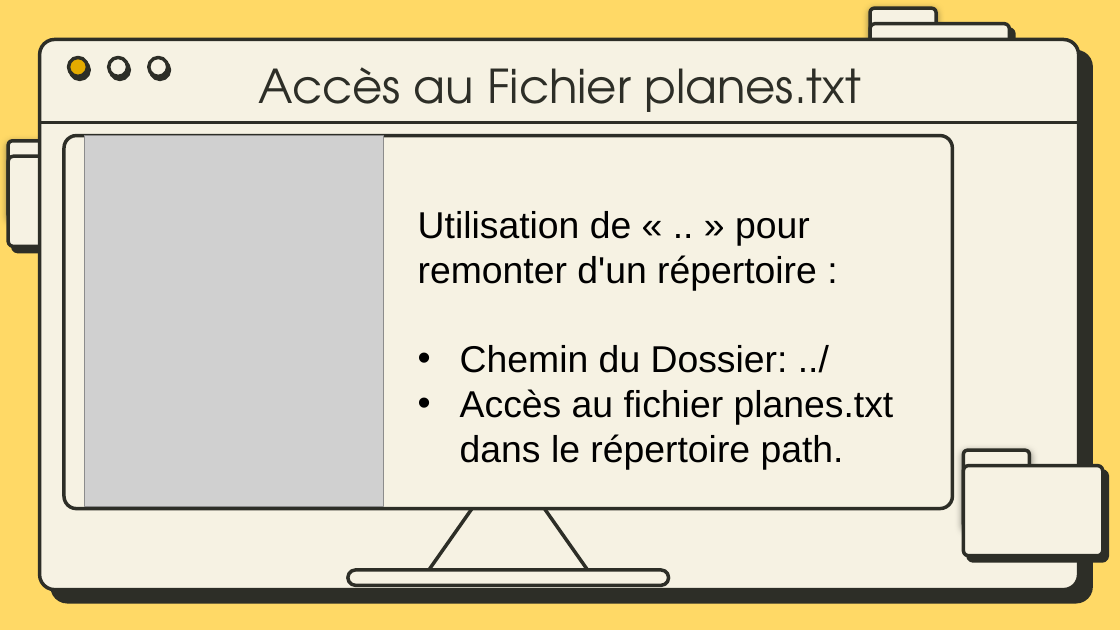
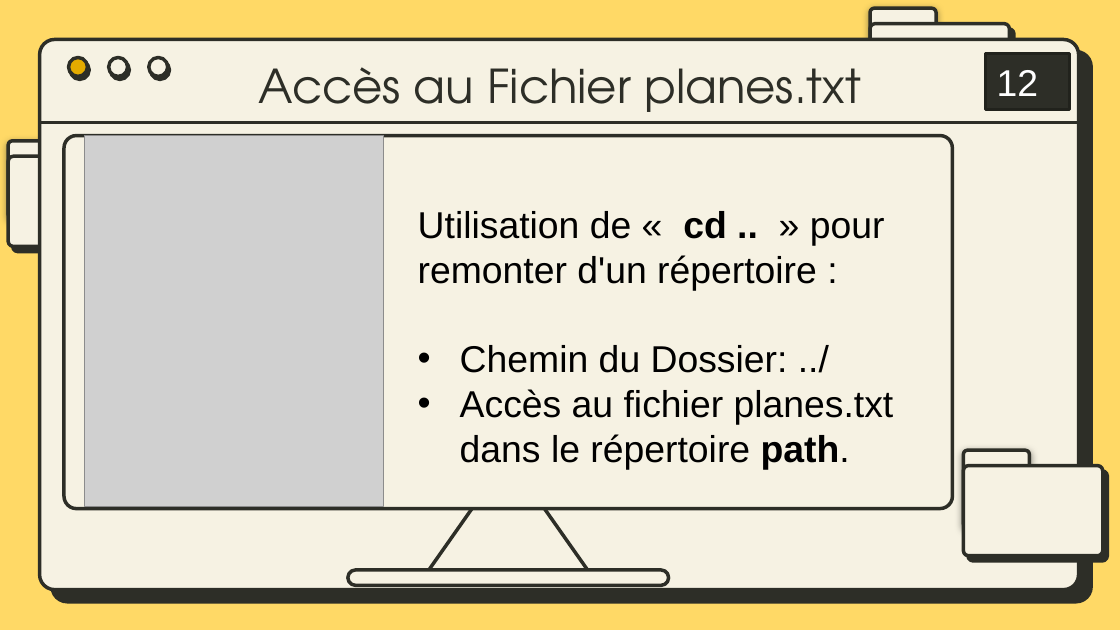
Before and after one commit to bydevmar/Master_MASD_FPO, a slide deck: slide 12 of SEMESTER 1/Modélisation avec Python/G- Fichiers/Manipulation des Fichiers.pptx. Drawn at 1120x630 pixels with LibreOffice and Linux fonts; fonts in the diff are those of the drawing; grey boxes stand for pictures. Boxes give left, top, right and bottom in pixels: in the first picture for what was removed or moved away, otherwise in the second. Text is boxed around its words. In the diff, an @@ line names an element or a change of style, - is before the commit and + after.

```diff
--- a/SEMESTER 1/Modélisation avec Python/G- Fichiers/Manipulation des Fichiers.pptx
+++ b/SEMESTER 1/Modélisation avec Python/G- Fichiers/Manipulation des Fichiers.pptx
@@ rectangle added at [986,54,1070,110], fill #2D2E27, outline #21221D 2 pt, 24 pt, text #FFFFFF @@
+12
@@ text at [418,211,885,290]: text changed @@
-Utilisation de « .. » pour remonter d'un répertoire :
+Utilisation de « cd .. » pour remonter d'un répertoire :
@@ text at [460,389,894,470]: bold on in "path." @@
```
Also in this commit, not shown: 34 other slides changed, 5 other files.
